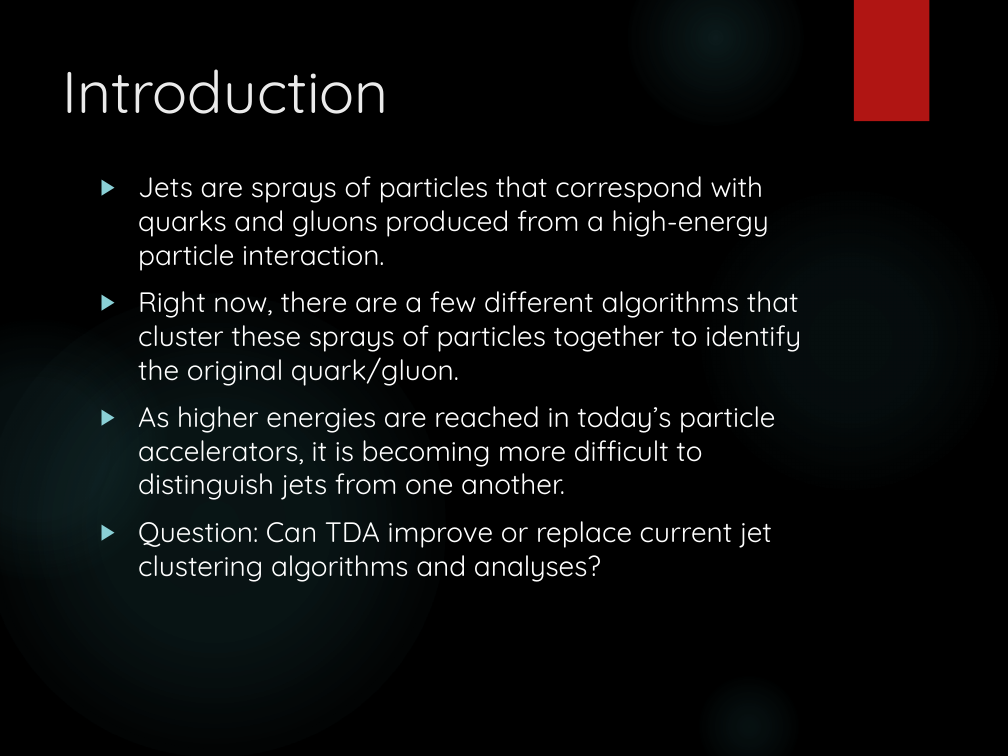
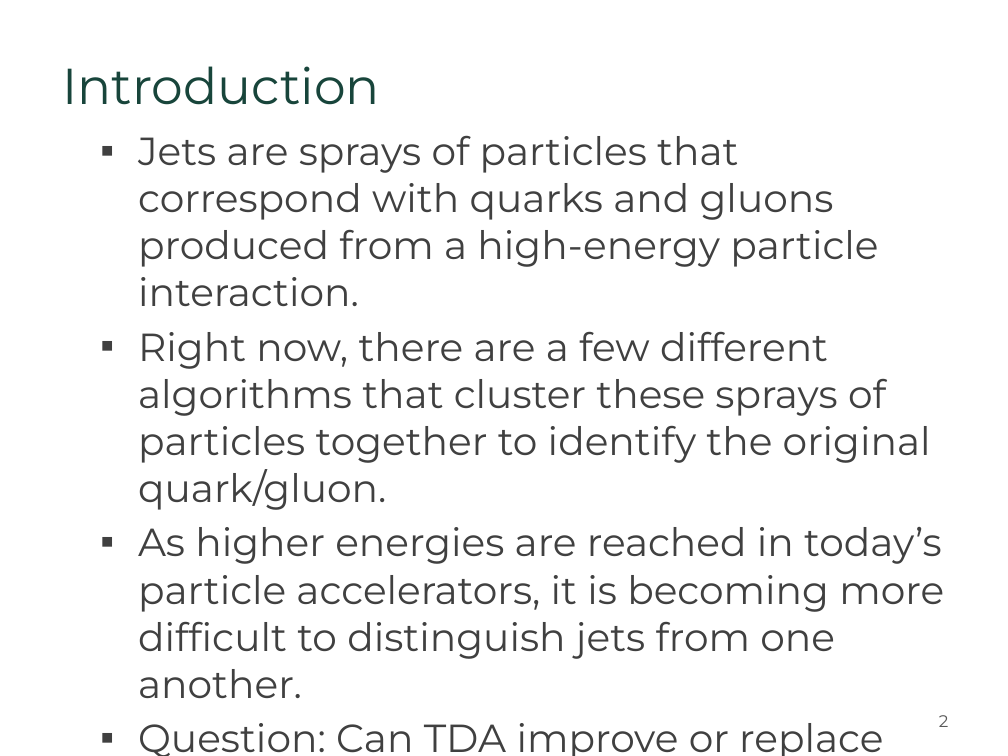
Before and after one commit to greenspaceexplorer/ngreenSS16PHY480, a slide deck: slide 2 of Final_Presentation.pptx. Drawn at 1008x756 pixels with LibreOffice and Linux fonts; fonts in the diff are those of the drawing; background and template pictures are left out. Boxes give left, top, right and bottom in pixels: in the first picture for what was removed or moved away, otherwise in the second. Text is boxed around its words. In the diff, an @@ line names an element or a change of style, - is before the commit and + after.

```diff
--- a/Final_Presentation.pptx
+++ b/Final_Presentation.pptx
@@ ellipse removed at <box>627,0,804,126</box> @@
@@ rectangle removed at <box>854,0,930,122</box> @@
@@ title "Introduction" at <box>62,66,380,105</box>: size 46.3 to 39.7 pt, font Quicksand to Montserrat, text colour #EBEBEB to #18453B @@
@@ text "Jets are sprays of particles ...": place and size @@
-text "Jets are sprays of particles ..." at <box>138,176,801,582</box>
+text "Jets are sprays of particles ..." at <box>138,135,944,756</box>
@@ text "Jets are sprays of particles ..." at <box>138,135,944,756</box>: size 22.1 to 30.9 pt, font Quicksand to Montserrat, text colour #FFFFFF to #404040; bullet ▶ to ▪; less space between paragraphs; bullet colour #8AD0D6 to #404040 @@
@@ ellipse removed at <box>694,185,1005,496</box> @@
@@ ellipse removed at <box>0,295,445,756</box> @@
@@ ellipse removed at <box>0,319,168,580</box> @@
@@ ellipse removed at <box>694,672,803,756</box> @@
@@ page number added at <box>939,715,949,727</box>, 13.2 pt, text #595959 @@
+2
```
Also in this commit, not shown: 19 other slides changed, 3 slides added, 13 other files.
